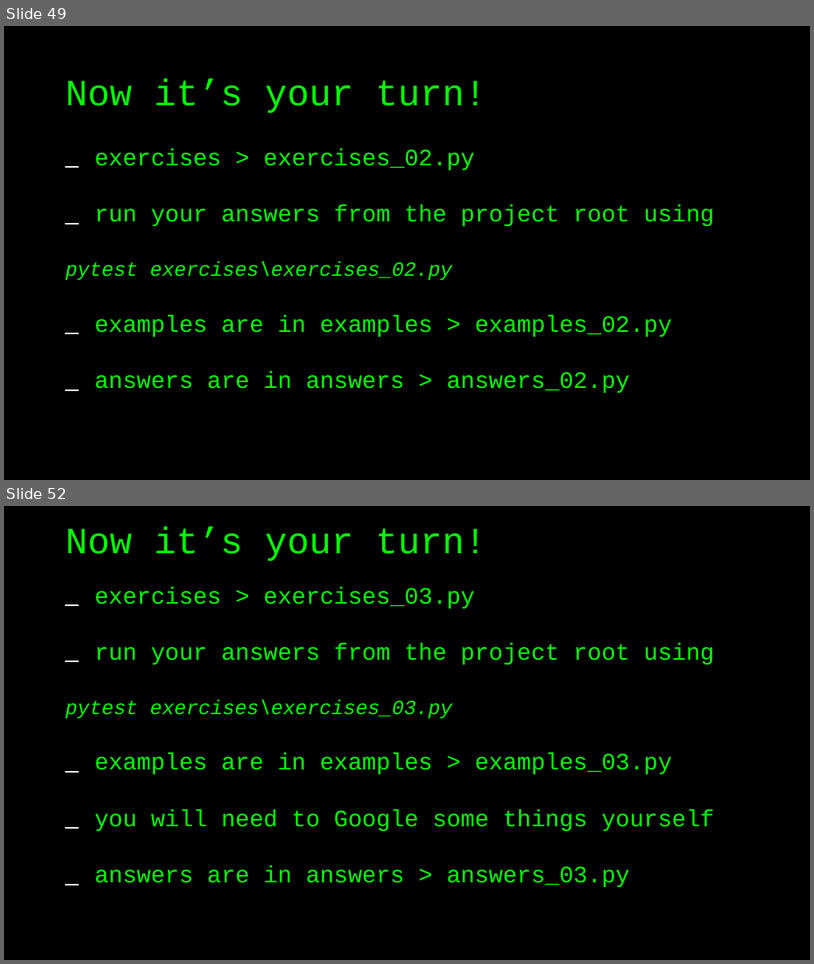
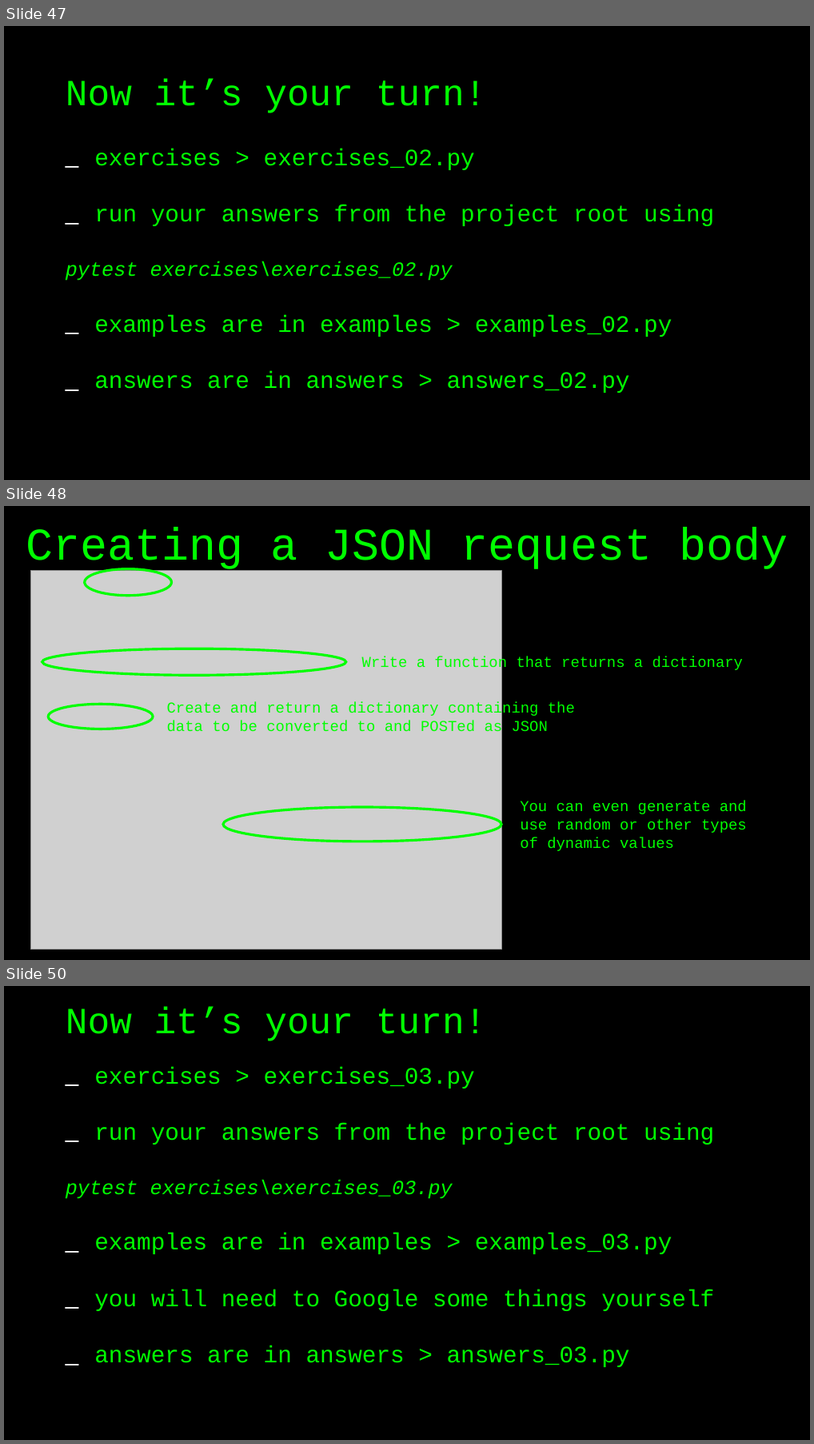
Before and after one commit to basdijkstra/requests-workshop, a slide deck: python-requests-workshop.odp. Shown one above the other, each under a label of ours: slides 49 and 52 before the commit, slides 47, 48 and 50 after it; the slides between them are not shown. The pictures are 814x964 and 814x1444 pixels, drawn with LibreOffice and Linux fonts; fonts in the diff are those of the drawing; grey boxes stand for pictures. Boxes give left, top, right and bottom in pixels: in the first picture for what was removed or moved away, otherwise in the second. Text is boxed around its words. In the diff, an @@ line names an element or a change of style, - is before the commit and + after.

```diff
--- a/python-requests-workshop.odp
+++ b/python-requests-workshop.odp
@@ slide 48 added at (4, 506, 810, 960), background #000000 @@
@@ title added at (26, 527, 788, 572), 54 pt, text #00FF00 @@
+Creating a JSON request body
@@ picture added at (30, 571, 502, 949) @@
@@ freeform shape added at (85, 569, 171, 596), outline #00FF00 3 pt @@
@@ freeform shape added at (42, 648, 346, 676), outline #00FF00 3 pt @@
@@ text added at (362, 656, 743, 672), 18 pt, text #00FF00 @@
+Write a function that returns a dictionary
@@ freeform shape added at (48, 704, 153, 728), outline #00FF00 3 pt @@
@@ text added at (167, 702, 575, 736), 18 pt, text #00FF00 @@
+Create and return a dictionary containing the data to be converted to and POSTed as JSON
@@ freeform shape added at (223, 807, 502, 841), outline #00FF00 3 pt @@
@@ text added at (520, 800, 747, 851), 18 pt, text #00FF00 @@
+You can even generate and use random or other types of dynamic values
@@ what was slide 49 is now slide 47 @@
@@ what was slide 52 is now slide 50 @@
```
Also in this commit, not shown: 13 slides changed, 9 other slides added, 13 slides removed, 2 other files.
